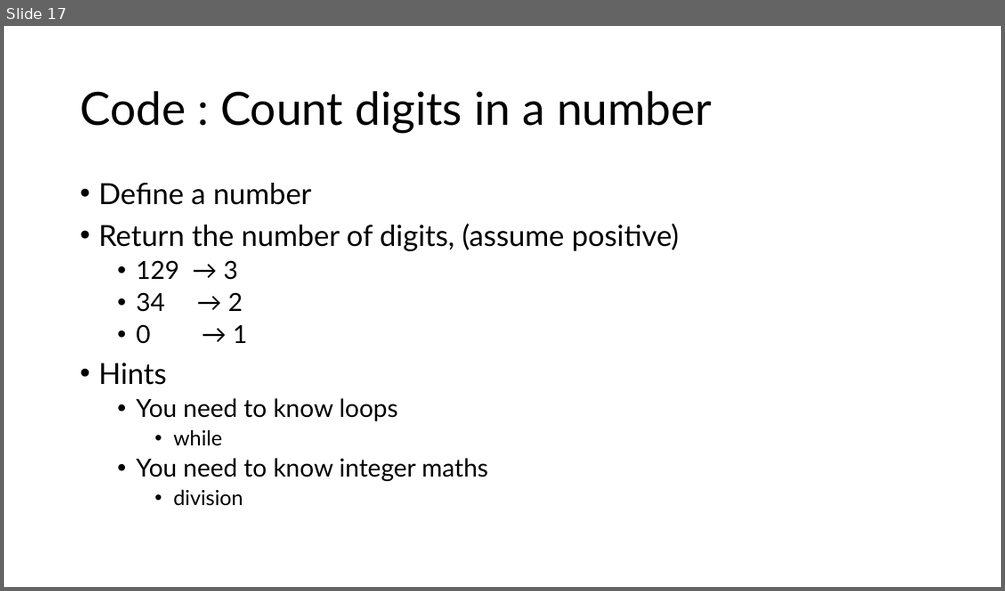
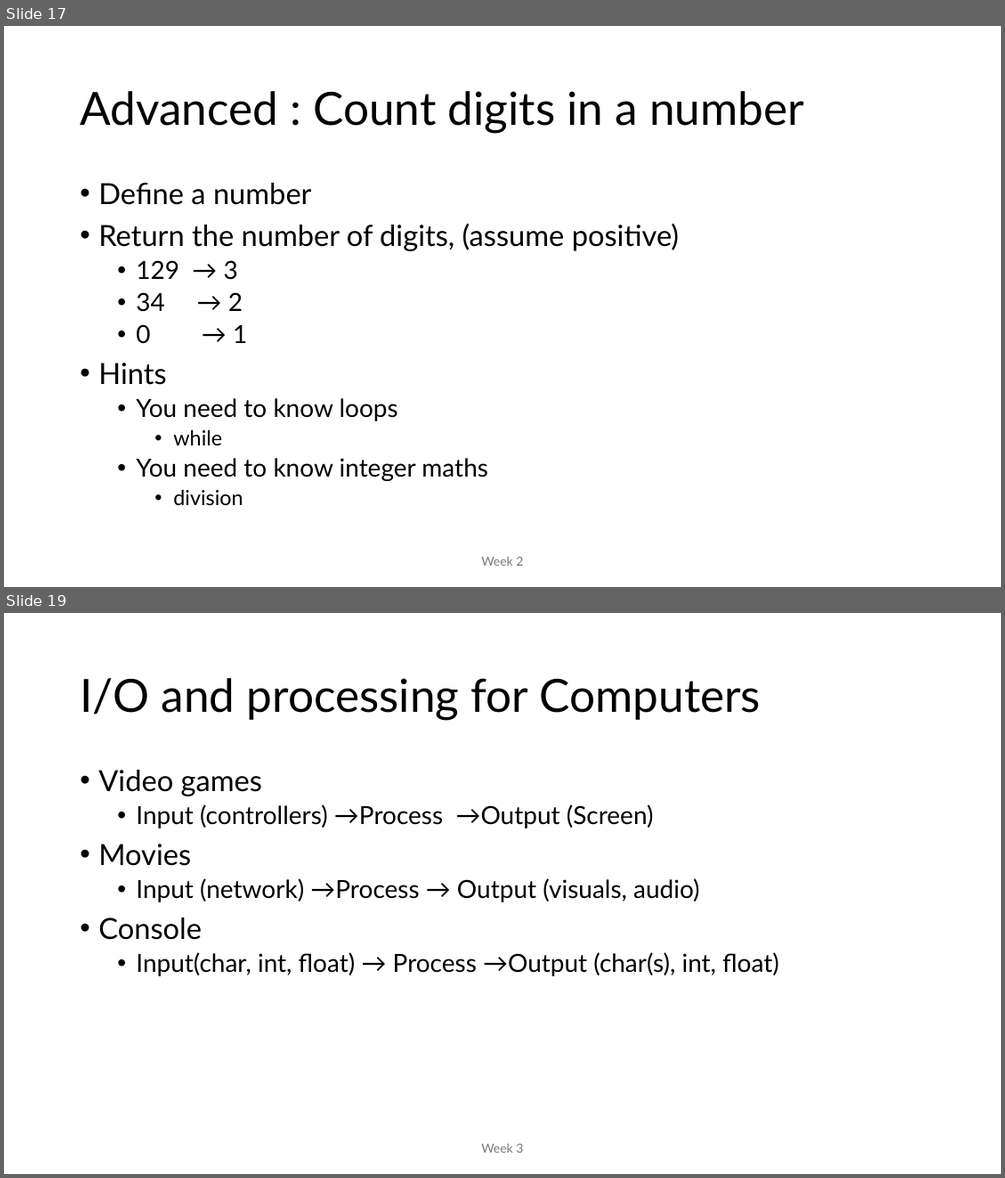
Before and after one commit to MoklaEducation/ems_fall_2025_cpp101, a slide deck: all/Intro to Programming_all.pptx. Shown one above the other, each under a label of ours: slide 17 before the commit, slides 17 and 19 after it; the slides between them are not shown. The pictures are 1005x591 and 1005x1178 pixels, drawn with LibreOffice and Linux fonts; fonts in the diff are those of the drawing. Boxes give left, top, right and bottom in pixels: in the first picture for what was removed or moved away, otherwise in the second. Text is boxed around its words. In the diff, an @@ line names an element or a change of style, - is before the commit and + after.

```diff
--- a/all/Intro to Programming_all.pptx
+++ b/all/Intro to Programming_all.pptx
@@ slide 19 added at (4, 613, 1001, 1174), background #FFFFFF @@
@@ title added at (80, 678, 761, 720), 44 pt, text #000000 @@
+I/O and processing for Computers
@@ text added at (98, 770, 779, 976), 24 pt, text #000000 @@
+• Video games
+  • Input (controllers) →Process →Output (Screen)
+• Movies
+  • Input (network) →Process → Output (visuals, audio)
+• Console
+  • Input(char, int, float) → Process →Output (char(s), int, float)
@@ text added at (481, 1143, 523, 1152), 12 pt, text #797979 @@
+Week 3
@@ slide 17 changed as well @@
@@ title at (80, 91, 804, 133): text changed @@
-Code : Count digits in a number
+Advanced : Count digits in a number
@@ text added at (481, 556, 523, 565), 12 pt, text #797979 @@
+Week 2
```
Also in this commit, not shown: 16 other slides changed, 9 other slides added, 2 other files.
